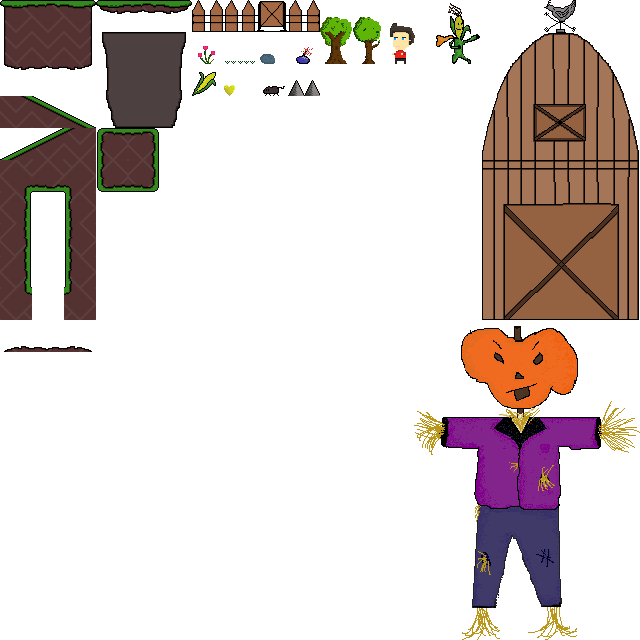
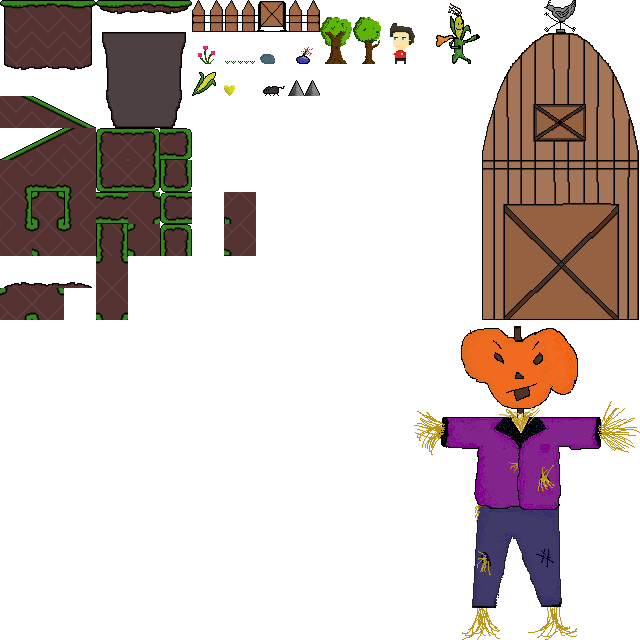
Revision of a layered w=640, h=640 image; what changed, layer by layer:
added layer "Pasted Layer" above "Background" over (224, 224, 256, 256)
painted on "Background" over (0, 128, 256, 352)
